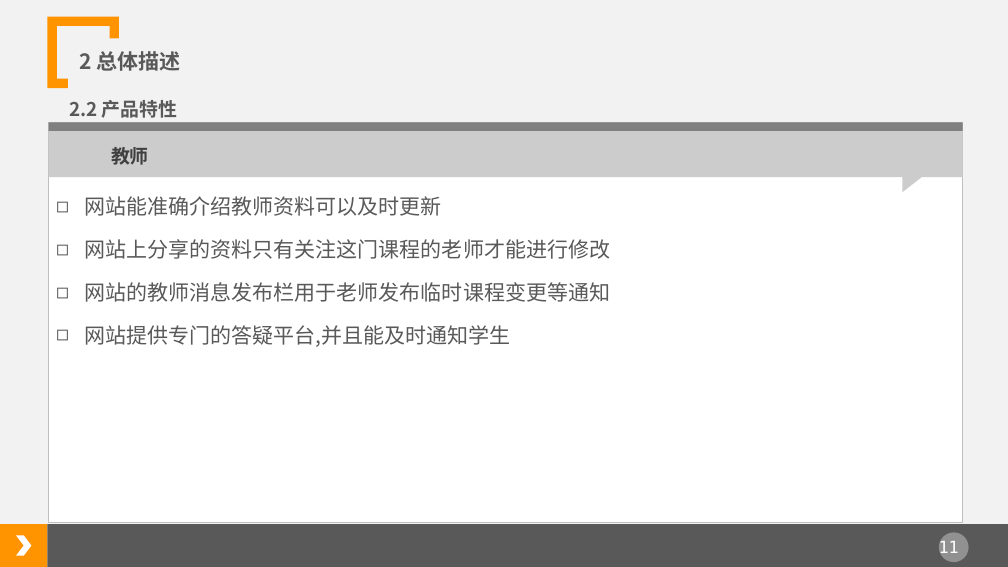
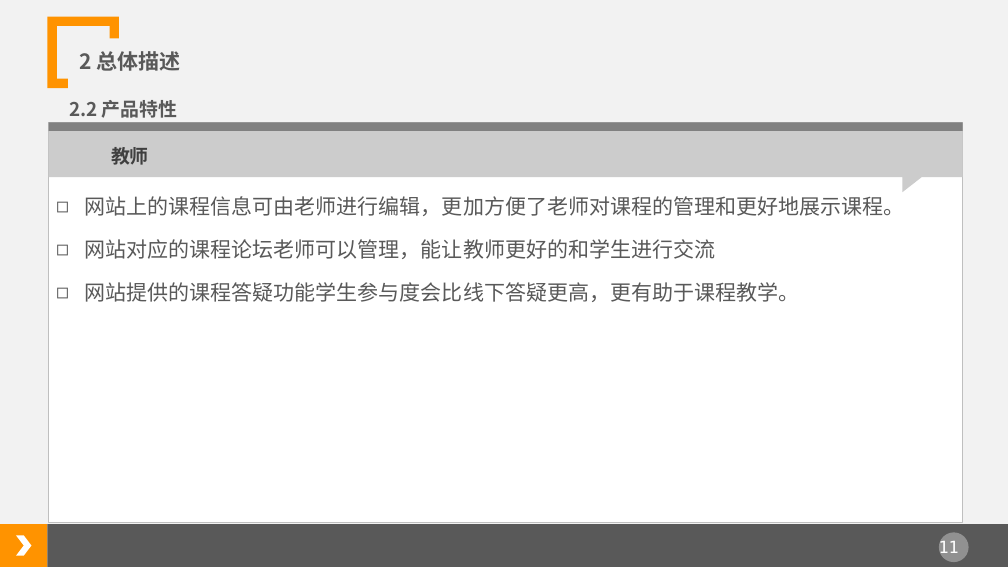
Before and after one commit to tzy502/G16, a slide deck: slide 11 of 需求规格说明书/软件需求规格说明书.ppt. Drawn at 1008x567 pixels with LibreOffice and Linux fonts; fonts in the diff are those of the drawing. Boxes give left, top, right and bottom in pixels: in the first picture for what was removed or moved away, otherwise in the second. Text is boxed around its words. In the diff, an @@ line names an element or a change of style, - is before the commit and + after.

```diff
--- a/需求规格说明书/软件需求规格说明书.ppt
+++ b/需求规格说明书/软件需求规格说明书.ppt
@@ text removed at [84, 196, 610, 347] @@
-◻ 网站能准确介绍教师资料可以及时更新
-◻ 网站上分享的资料只有关注这门课程的老师才能进行修改
-◻ 网站的教师消息发布栏用于老师发布临时课程变更等通知
-◻ 网站提供专门的答疑平台,并且能及时通知学生
@@ text added at [84, 196, 904, 302], 20 pt, text #595959 @@
+◻ 网站上的课程信息可由老师进行编辑，更加方便了老师对课程的管理和更好地展示课程。
+◻ 网站对应的课程论坛老师可以管理，能让教师更好的和学生进行交流
+◻ 网站提供的课程答疑功能学生参与度会比线下答疑更高，更有助于课程教学。
```
Also in this commit, not shown: 14 other slides changed, 2 slides added, 1 slide removed, 11 other files.
